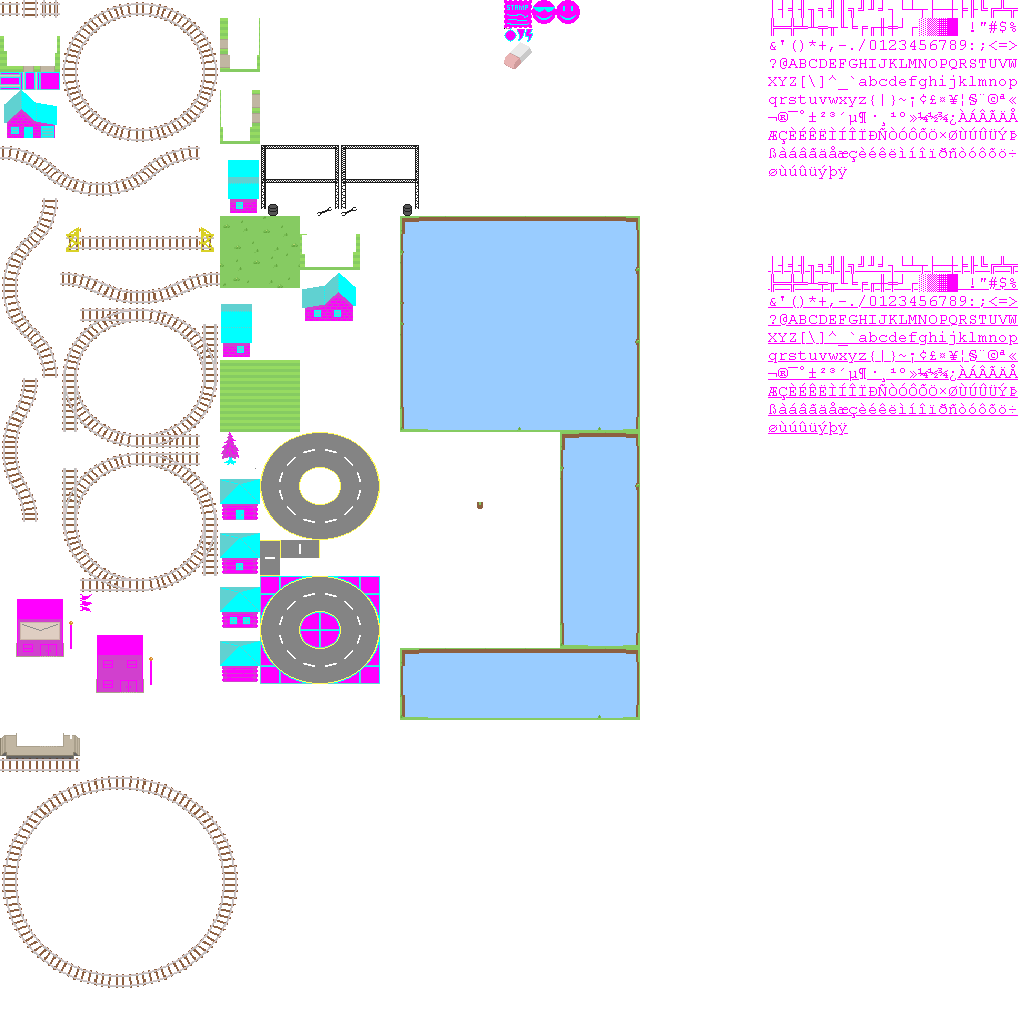
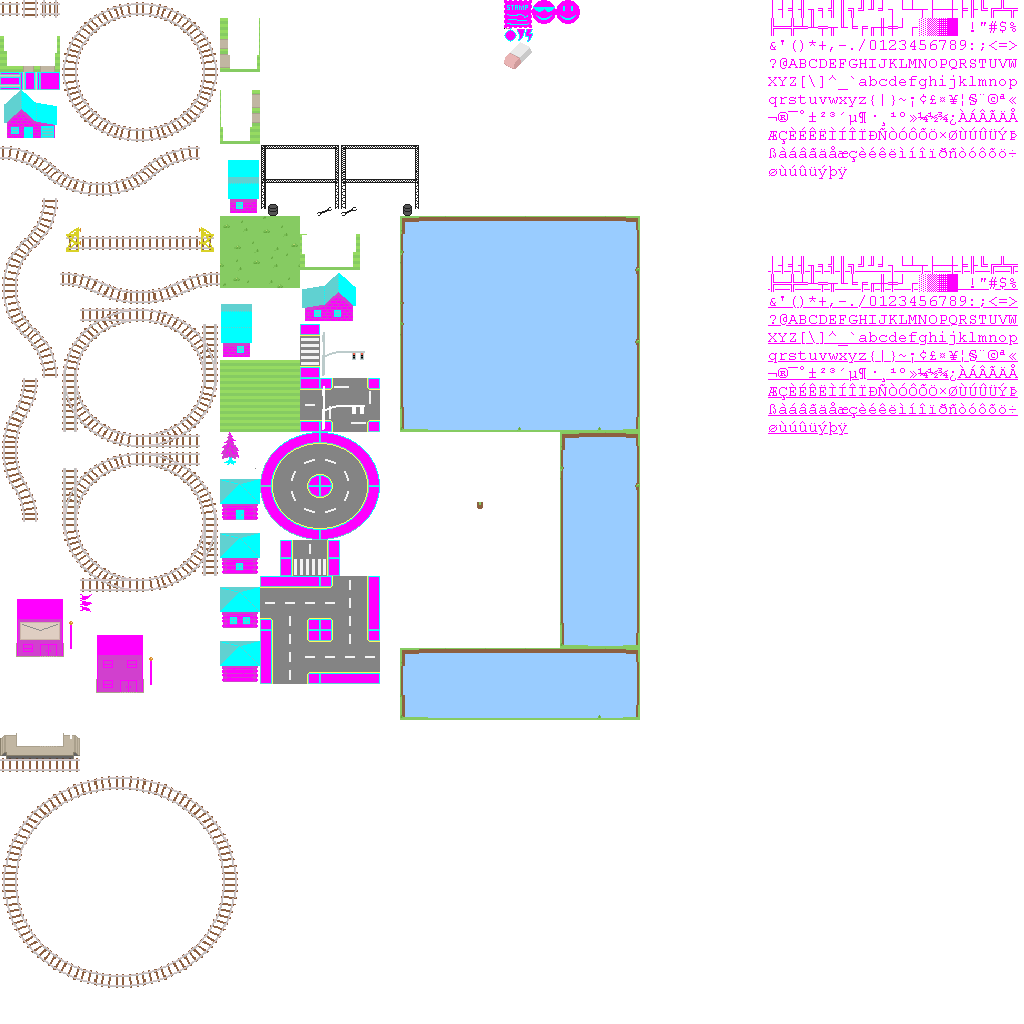
Before/after of a 1024 x 1024 layered artwork. What changed in the layer stack:
painted on "base.png copy" over [260, 324, 380, 684]
